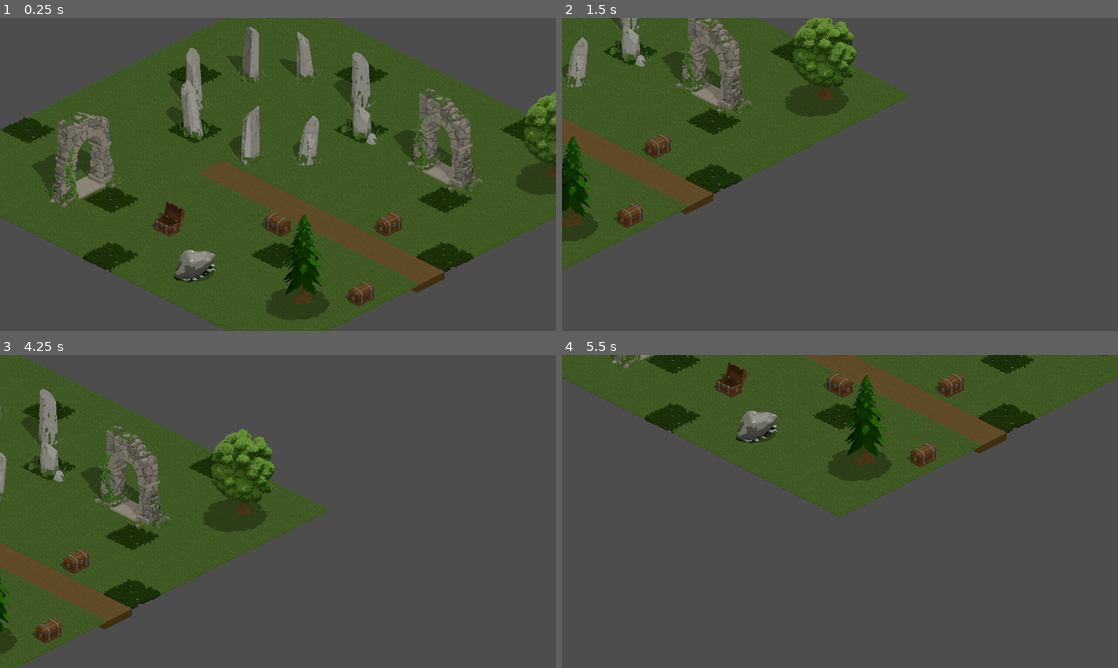
Above: before the commit, frames 1-4 (two rows, left to right).
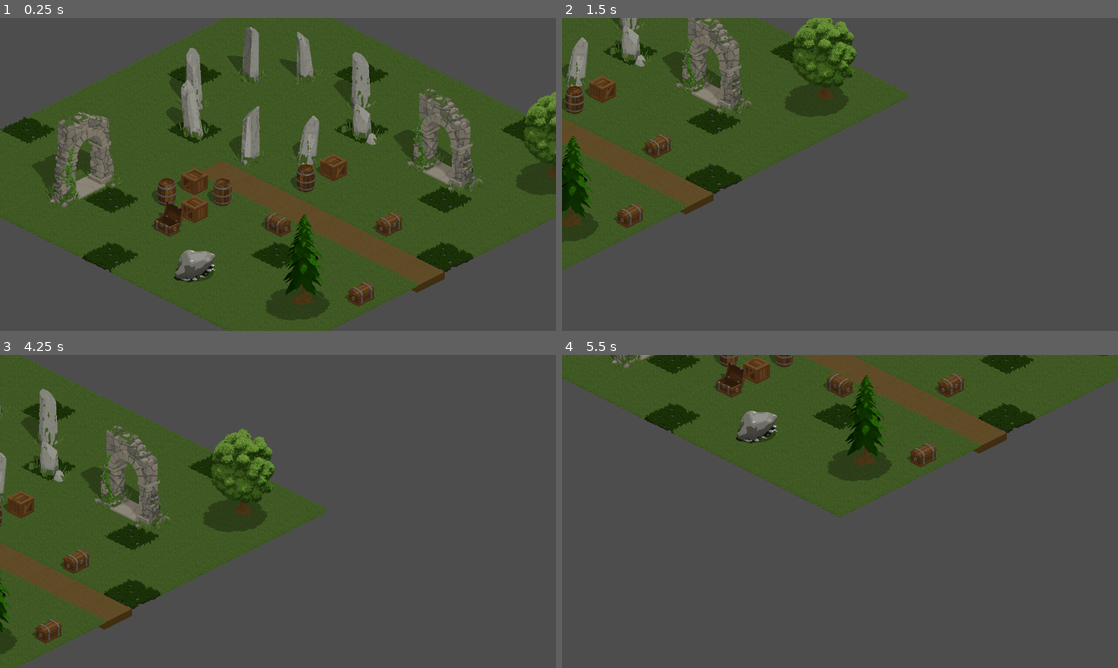
Above: after the commit, the same moments.

Repository: michael-leblanc/renown
Game: Godot game, scene res://props/props.tscn
Two runs of this game, one before a commit and one after it. Both use one fixed random seed, a clock stepped at 60 frames per second and the inputs below. The project has no main scene, so this scene is started directly.
Inputs (mouse positions are in pixels of both pictures, inside the frame that each line leads up to):
- Up to frame 1 (0.25 s): no input
- Up to frame 2 (1.5 s): tap Enter at 0.5 s; move the mouse to (962, 158) at 0.52 s; hold Right 0.53-1.28 s; tap M at 0.6 s; click (962, 158) at 0.67 s; tap Space at 0.77 s; move the mouse to (728, 190) at 1.27 s; hold Down from 1.28 s (still down); tap 1 at 1.35 s
- Up to frame 3 (4.25 s): tap Space at 1.52, 2.75, 3.02, 3.77 s; move the mouse to (333, 442) at 2.02 s; release Down at 2.03 s; hold Right 2.03-2.78 s; tap 2 at 2.1 s; move the mouse to (250, 574) at 2.77 s; hold Up 2.78-3.53 s; tap 3 at 2.85 s; click (250, 574) at 2.92 s; move the mouse to (444, 558) at 3.52 s; hold Left from 3.53 s (still down); tap 4 at 3.6 s
- Up to frame 4 (5.5 s): move the mouse to (673, 464) at 4.27 s; tap 5 at 4.35 s; tap Space at 4.52 s; move the mouse to (867, 511) at 5.02 s; release Left at 5.03 s; hold Down from 5.03 s (still down); tap O at 5.1 s; click (867, 511) at 5.17 s

The runs differ from the first frame. In frame 1, 1.8% of the frame differs, in the area x 27-63%, y 43-66%; in frame 2, 0.6%; in frame 3, 0.4%; in frame 4, 0.5%.

Commit message:
Add a crate and a barrel to the code-made props
Crate A1 and Barrel A1, 4 sides each with ground shadows, drawn by
scripts/art/props.mjs with the kit. Both are in the showcase scene.
The 40 existing sprites come out unchanged.

Co-Authored-By: Claude Fable 5.2 <noreply@anthropic.com>
Claude-Session: https://claude.ai/code/session_018UrVt65sfkNamtRyYnEEQh

Diff:
--- a/prototype/props/props.gd
+++ b/prototype/props/props.gd
@@ -2,7 +2,7 @@
 extends Node2D
 ## Shows the code-made props (prototype/art/made/) on a grass patch, beside a
 ## few pieces of the tileset: the lone doorway (D108), a ring of standing
-## stones (D71) and chests, closed and open (D54, D142).
+## stones (D71), chests, closed and open (D54, D142), and crates and barrels.
 ## Throwaway code (D201): it follows none of game/sim/'s rules, and it is a
 ## showcase only. Nothing here is in the seeded test patch (world/).
 ##
@@ -31,6 +31,11 @@
 ]
 ## Chests as [x, y, rotation, open].
 const CHESTS := [[8, 8, "S", false], [10, 6, "E", false], [6, 10, "S", true], [12, 9, "W", false]]
+## Crates and barrels as [x, y, kind, rotation].
+const STORES := [
+	[5, 8, "Crate", "S"], [6, 8, "Barrel", "S"], [5, 9, "Barrel", "E"], [6, 9, "Crate", "N"],
+	[7, 5, "Crate", "W"], [7, 6, "Barrel", "N"],
+]
 
 var ground: Node2D
 var shadows: Node2D
@@ -97,6 +102,9 @@
 		var cell := Vector2i(c[0], c[1])
 		_chests[cell] = {"side": c[2], "open": c[3], "piece": null, "shadow": null}
 		_draw_chest(cell)
+	# crates and barrels
+	for b: Array in STORES:
+		_prop("%s A1_%s" % [b[2], b[3]], "%s Shadow A1_%s" % [b[2], b[3]], Vector2i(b[0], b[1]))
 	# a few pieces of the tileset, to compare
 	_shadow("Tree Shadow", cell_to_world(Vector2(11, 10)))
 	_piece("Tree D1_S", cell_to_world(Vector2(11, 10)))
Binary file added: prototype/art/made/Barrel A1_E.png
Not shown, added: prototype/art/made/Barrel A1_E.png.import
Binary file added: prototype/art/made/Barrel A1_N.png
Not shown, added: prototype/art/made/Barrel A1_N.png.import
Binary file added: prototype/art/made/Barrel A1_S.png
Not shown, added: prototype/art/made/Barrel A1_S.png.import
Binary file added: prototype/art/made/Barrel A1_W.png
Not shown, added: prototype/art/made/Barrel A1_W.png.import
Binary file added: prototype/art/made/Barrel Shadow A1_E.png
Not shown, added: prototype/art/made/Barrel Shadow A1_E.png.import
Binary file added: prototype/art/made/Barrel Shadow A1_N.png
Not shown, added: prototype/art/made/Barrel Shadow A1_N.png.import
(and 21 more such lines)
